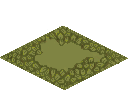
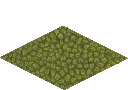
Two versions of the same layered image (128 × 90). Layer-by-layer changes:
painted on "tempture" over [left=10, top=28, right=120, bottom=88]
painted on "solid light" over [left=25, top=31, right=120, bottom=83]
painted on "pixelatad shadow" over [left=19, top=33, right=114, bottom=78]
painted on "leaves" over [left=15, top=33, right=114, bottom=71]
